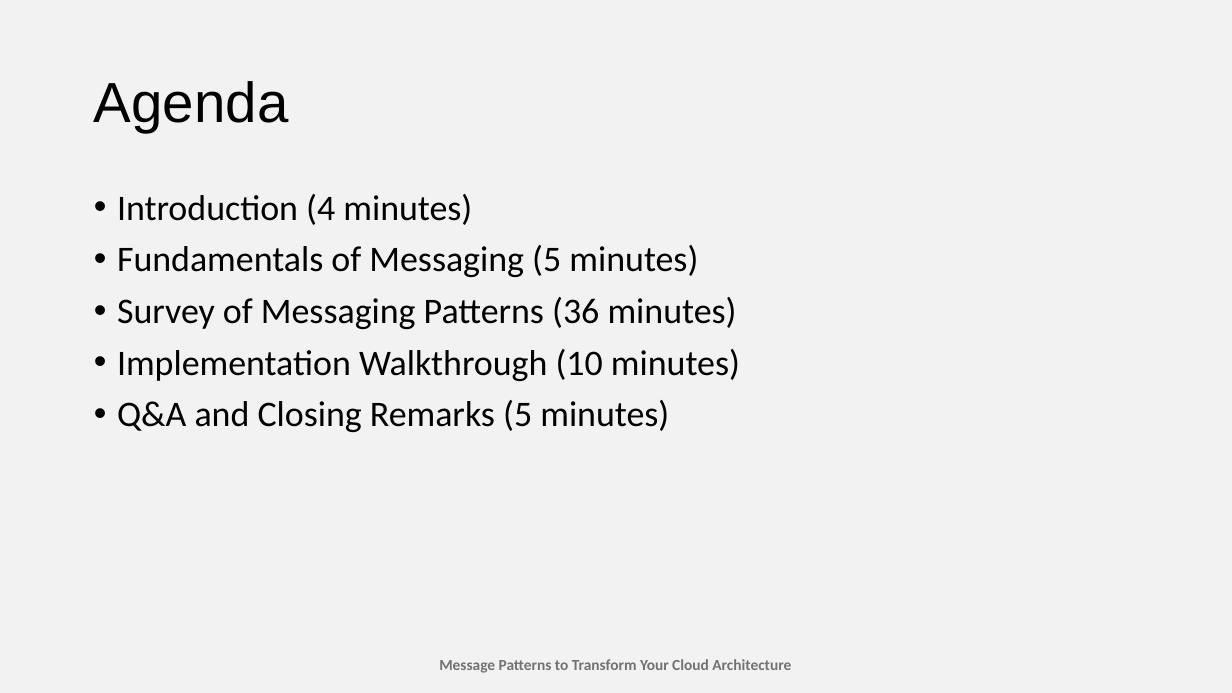
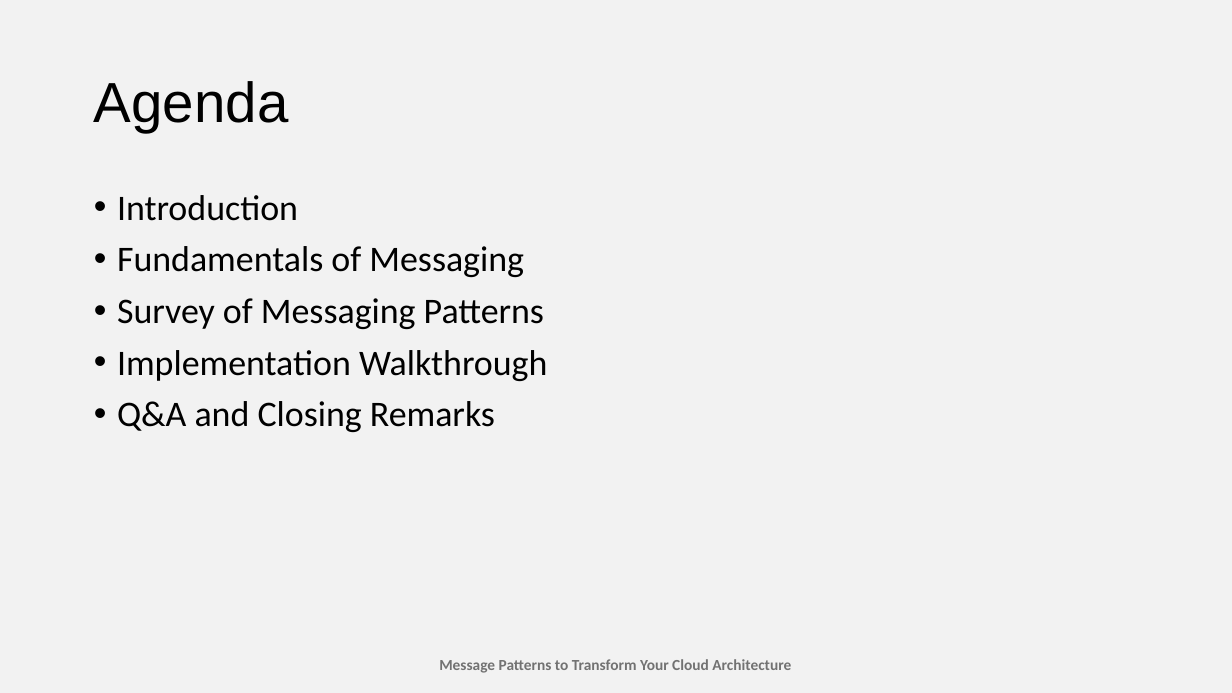
Before and after one commit to TaleLearnCode/MessagingPatternsToTransformYourCloudArchitecture, a slide deck: slide 3 of EventMaterials/MessagingPatterns-Jasper-DEV03.pptx. Drawn at 1232x693 pixels with LibreOffice and Linux fonts; fonts in the diff are those of the drawing. Boxes give left, top, right and bottom in pixels: in the first picture for what was removed or moved away, otherwise in the second. Text is boxed around its words. In the diff, an @@ line names an element or a change of style, - is before the commit and + after.

Commit message:
Update from https://github.com/TaleLearnCode/MessagingPatternsToTransformYourCloudArchitecture-private/commit/e956a4afc96f212eefb7786dc90312425ca6761f

```diff
--- a/EventMaterials/MessagingPatterns-Jasper-DEV03.pptx
+++ b/EventMaterials/MessagingPatterns-Jasper-DEV03.pptx
@@ text at bbox=[117, 195, 547, 432]: text changed @@
-• Introduction (4 minutes)
-• Fundamentals of Messaging (5 minutes)
-• Survey of Messaging Patterns (36 minutes)
-• Implementation Walkthrough (10 minutes)
-• Q&A and Closing Remarks (5 minutes)
+• Introduction
+• Fundamentals of Messaging
+• Survey of Messaging Patterns
+• Implementation Walkthrough
+• Q&A and Closing Remarks
```
Also in this commit, not shown: 13 other slides changed.
